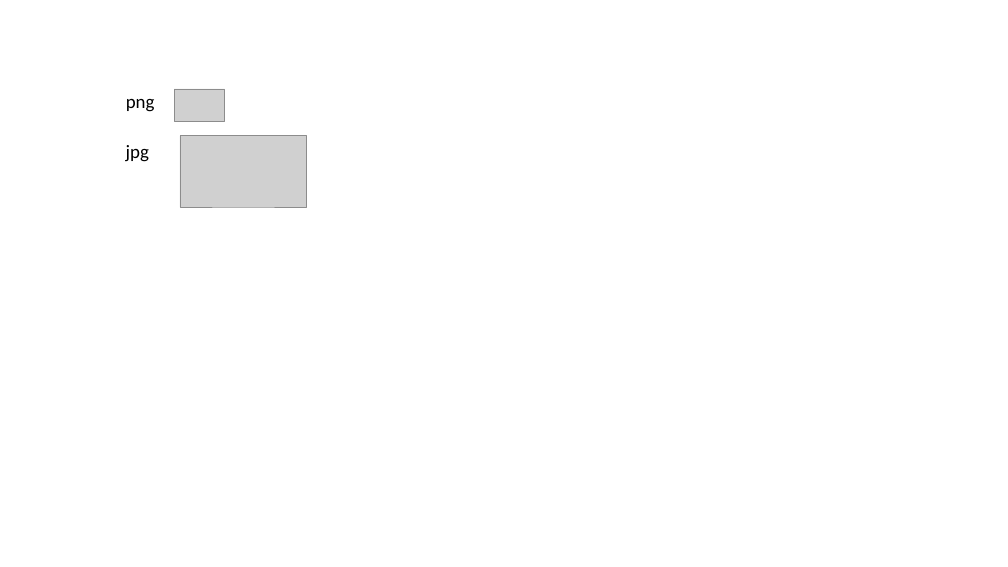
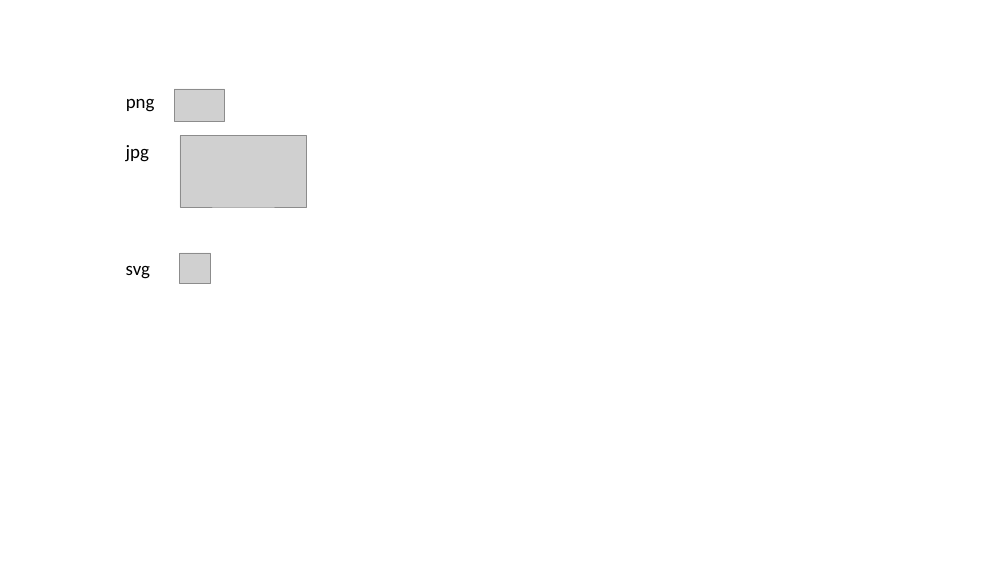
Before and after one commit to singerla/pptx-automizer, a slide deck: slide 2 of __tests__/pptx-templates/SlideWithImages.pptx. Drawn at 1008x567 pixels with LibreOffice and Linux fonts; fonts in the diff are those of the drawing; grey boxes stand for pictures. Boxes give left, top, right and bottom in pixels: in the first picture for what was removed or moved away, otherwise in the second. Text is boxed around its words. In the diff, an @@ line names an element or a change of style, - is before the commit and + after.

```diff
--- a/__tests__/pptx-templates/SlideWithImages.pptx
+++ b/__tests__/pptx-templates/SlideWithImages.pptx
@@ text added at [126, 266, 150, 279], 18 pt, text #000000 @@
+svg
@@ picture added at [180, 253, 210, 284] @@
```
Also in this commit, not shown: 9 other files.
